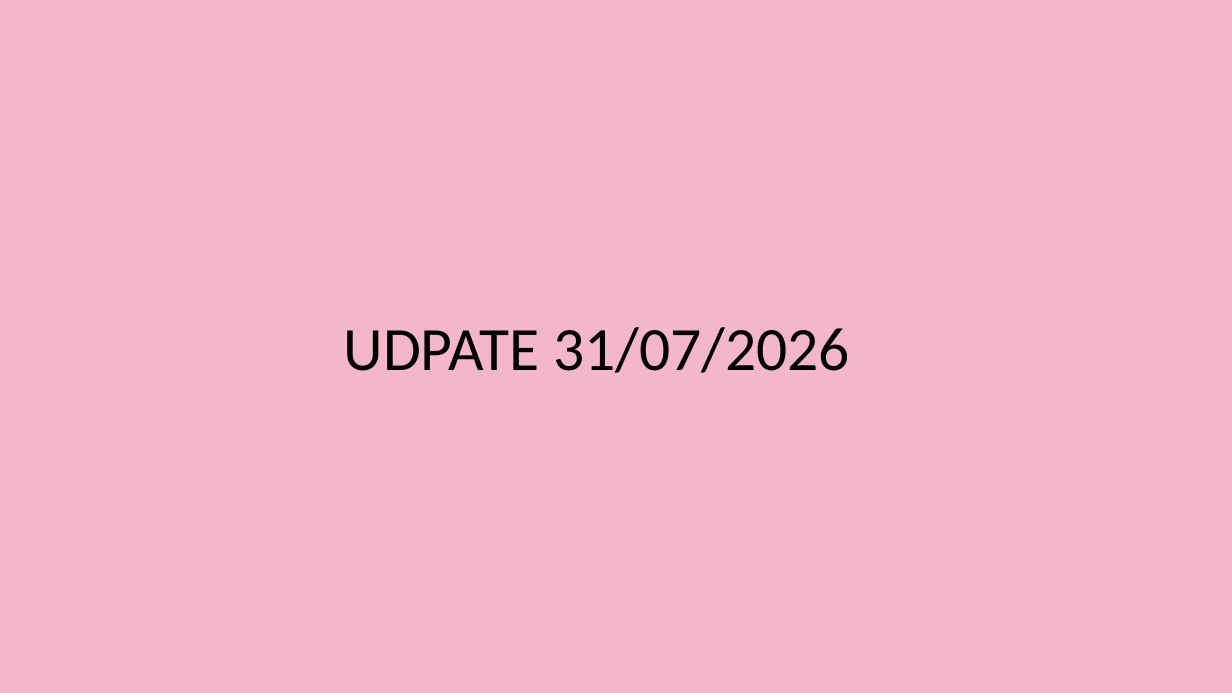
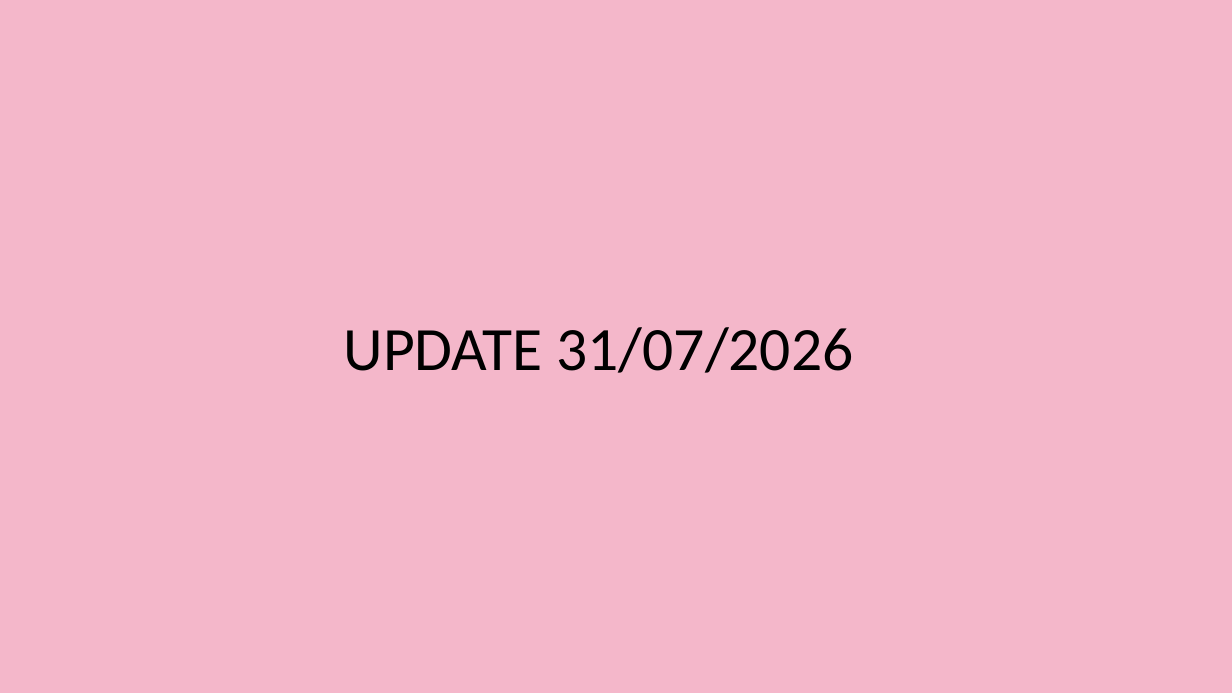
Before and after one commit to Syaziyah30/DeviceCluster, a slide deck: slide 5 of 1.training_model/supplementary/Device Identifier 20260717.pptx. Drawn at 1232x693 pixels with LibreOffice and Linux fonts; fonts in the diff are those of the drawing. Boxes give left, top, right and bottom in pixels: in the first picture for what was removed or moved away, otherwise in the second. Text is boxed around its words. In the diff, an @@ line names an element or a change of style, - is before the commit and + after.

```diff
--- a/1.training_model/supplementary/Device Identifier 20260717.pptx
+++ b/1.training_model/supplementary/Device Identifier 20260717.pptx
@@ text at <box>344,327,854,373</box>: text changed @@
-UDPATE 31/07/2026
+UPDATE 31/07/2026
```
Also in this commit, not shown: 6 other slides changed, 1 slide added, 3 other files.
